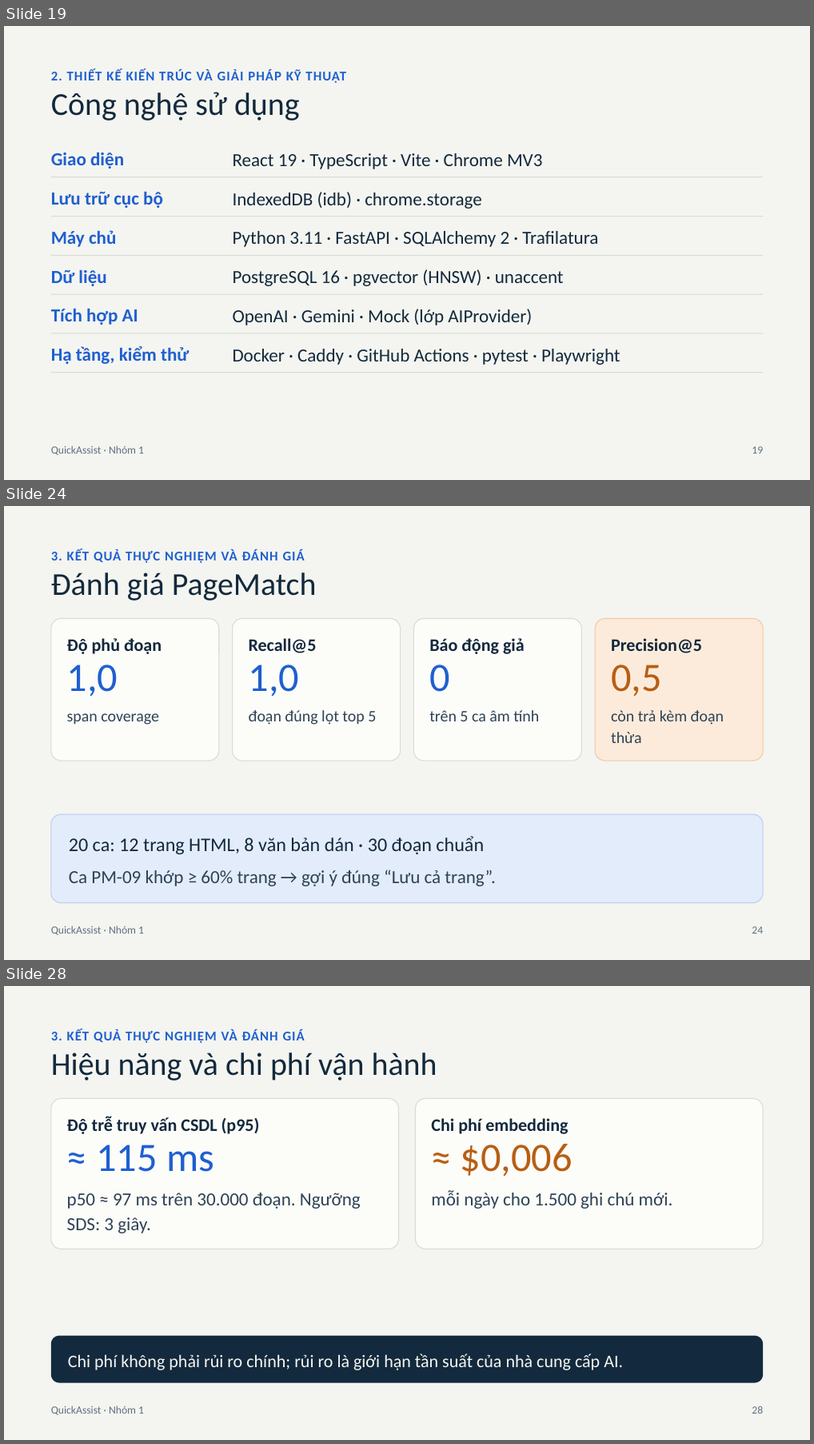
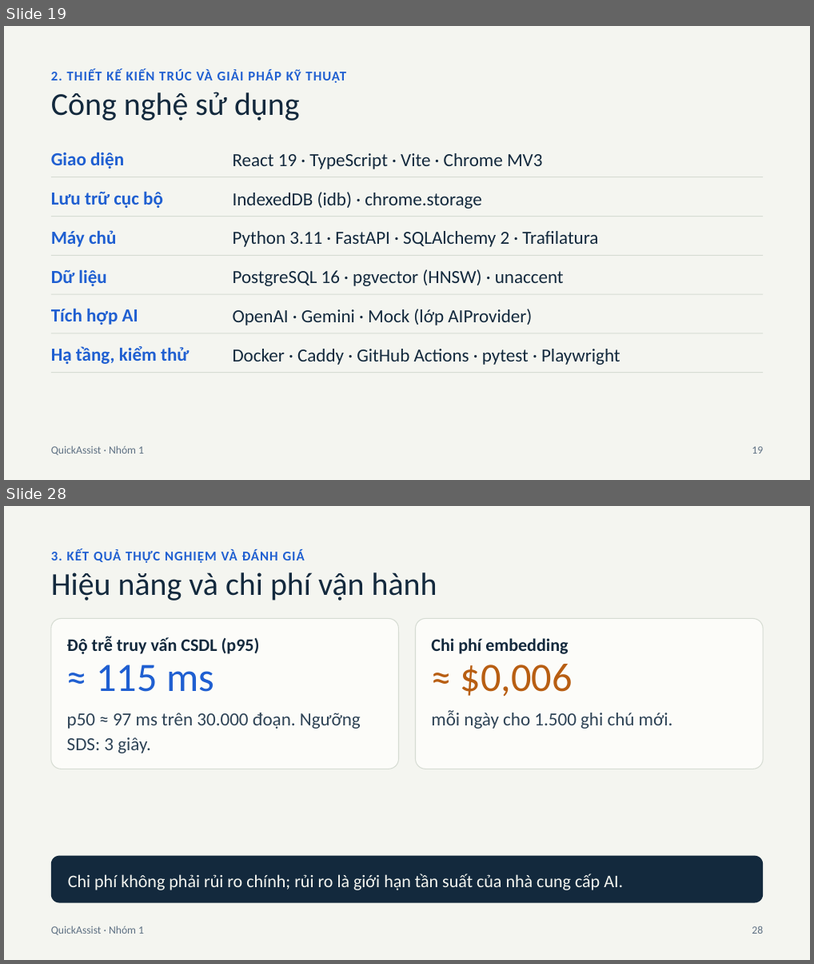
Before and after one commit to watashiwalds/quick-assist-ext, a slide deck: docs/specs/Presentation_Nhom01.pptx. Shown one above the other, each under a label of ours: slides 19, 24 and 28 before the commit, slides 19 and 28 after it; the slides between them are not shown. The pictures are 814x1444 and 814x964 pixels, drawn with LibreOffice and Linux fonts; fonts in the diff are those of the drawing. Boxes give left, top, right and bottom in pixels: in the first picture for what was removed or moved away, otherwise in the second. Text is boxed around its words. In the diff, an @@ line names an element or a change of style, - is before the commit and + after.

```diff
--- a/docs/specs/Presentation_Nhom01.pptx
+++ b/docs/specs/Presentation_Nhom01.pptx
@@ slide 24 removed at bbox=[4, 506, 810, 960], background #F4F5F0 @@
@@ text removed at bbox=[51, 550, 305, 563] @@
-3. KẾT QUẢ THỰC NGHIỆM VÀ ĐÁNH GIÁ
@@ text removed at bbox=[51, 572, 317, 600] @@
-Đánh giá PageMatch
@@ rounded rectangle removed at bbox=[51, 619, 219, 760] @@
@@ rounded rectangle removed at bbox=[233, 619, 401, 760] @@
@@ rounded rectangle removed at bbox=[414, 619, 582, 760] @@
@@ rounded rectangle removed at bbox=[596, 619, 764, 760] @@
@@ text removed at bbox=[67, 638, 162, 654] @@
-Độ phủ đoạn
@@ text removed at bbox=[249, 638, 317, 653] @@
-Recall@5
@@ text removed at bbox=[430, 638, 525, 654] @@
-Báo động giả
@@ text removed at bbox=[611, 638, 702, 653] @@
-Precision@5
@@ text removed at bbox=[67, 664, 118, 696] @@
-1,0
@@ text removed at bbox=[249, 664, 300, 696] @@
-1,0
@@ text removed at bbox=[430, 664, 450, 692] @@
-0
@@ text removed at bbox=[611, 664, 662, 696] @@
-0,5
@@ text removed at bbox=[67, 713, 159, 724] @@
-span coverage
@@ text removed at bbox=[249, 710, 376, 724] @@
-đoạn đúng lọt top 5
@@ text removed at bbox=[430, 710, 539, 721] @@
-trên 5 ca âm tính
@@ text removed at bbox=[611, 710, 724, 743] @@
-còn trả kèm đoạn thừa
@@ rounded rectangle removed at bbox=[51, 814, 764, 902] @@
@@ text removed at bbox=[69, 836, 484, 854] @@
-20 ca: 12 trang HTML, 8 văn bản dán · 30 đoạn chuẩn
@@ text removed at bbox=[69, 869, 495, 886] @@
-Ca PM-09 khớp ≥ 60% trang → gợi ý đúng “Lưu cả trang”.
@@ text removed at bbox=[51, 925, 144, 935] @@
-QuickAssist · Nhóm 1
@@ text removed at bbox=[752, 926, 763, 933] @@
-24
```
Also in this commit, not shown: 5 slides changed, 6 slides added, 5 other slides removed, 4 other files.
